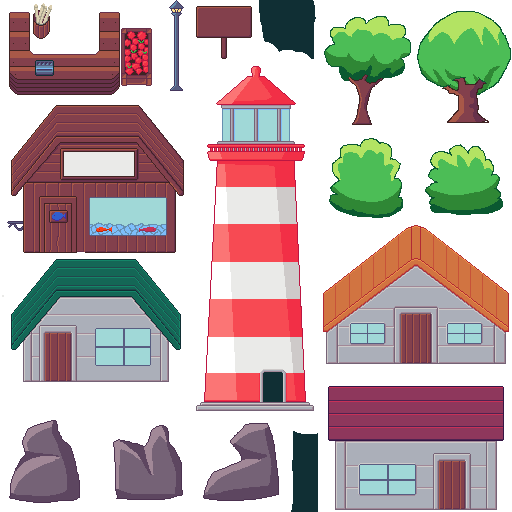
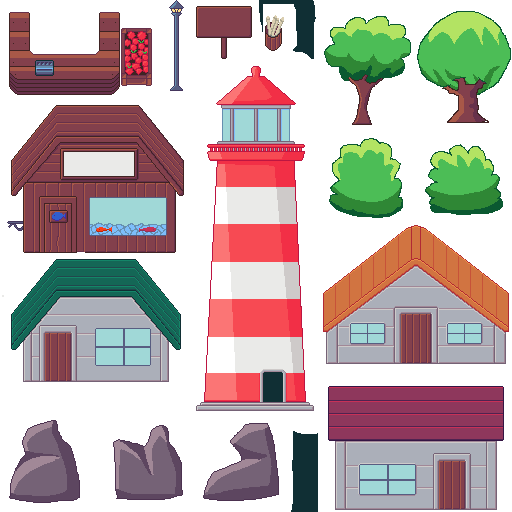
Layers edited between the first and the second 512x512 image:
painted on "Capa de pintura 11 Fusionadas" (1st of 2) over [left=33, top=3, right=297, bottom=52]
painted on "Capa de pintura 11 Fusionadas" (2nd of 2) over [left=33, top=30, right=297, bottom=52]
added layer "Capa de pintura 12(pegado)" (2nd of 2) above "Capa de pintura 3 Fusionadas" over [left=263, top=4, right=297, bottom=52]
painted on "Capa de pintura 3 Fusionadas" (2nd of 2) over [left=33, top=3, right=297, bottom=52]
painted on "Capa de pintura 2" over [left=33, top=3, right=297, bottom=52]
